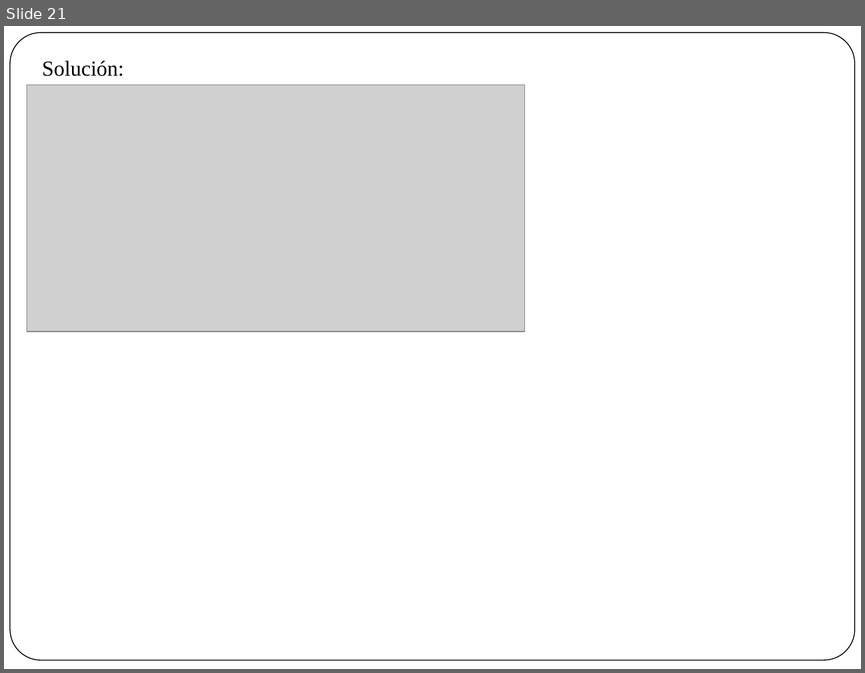
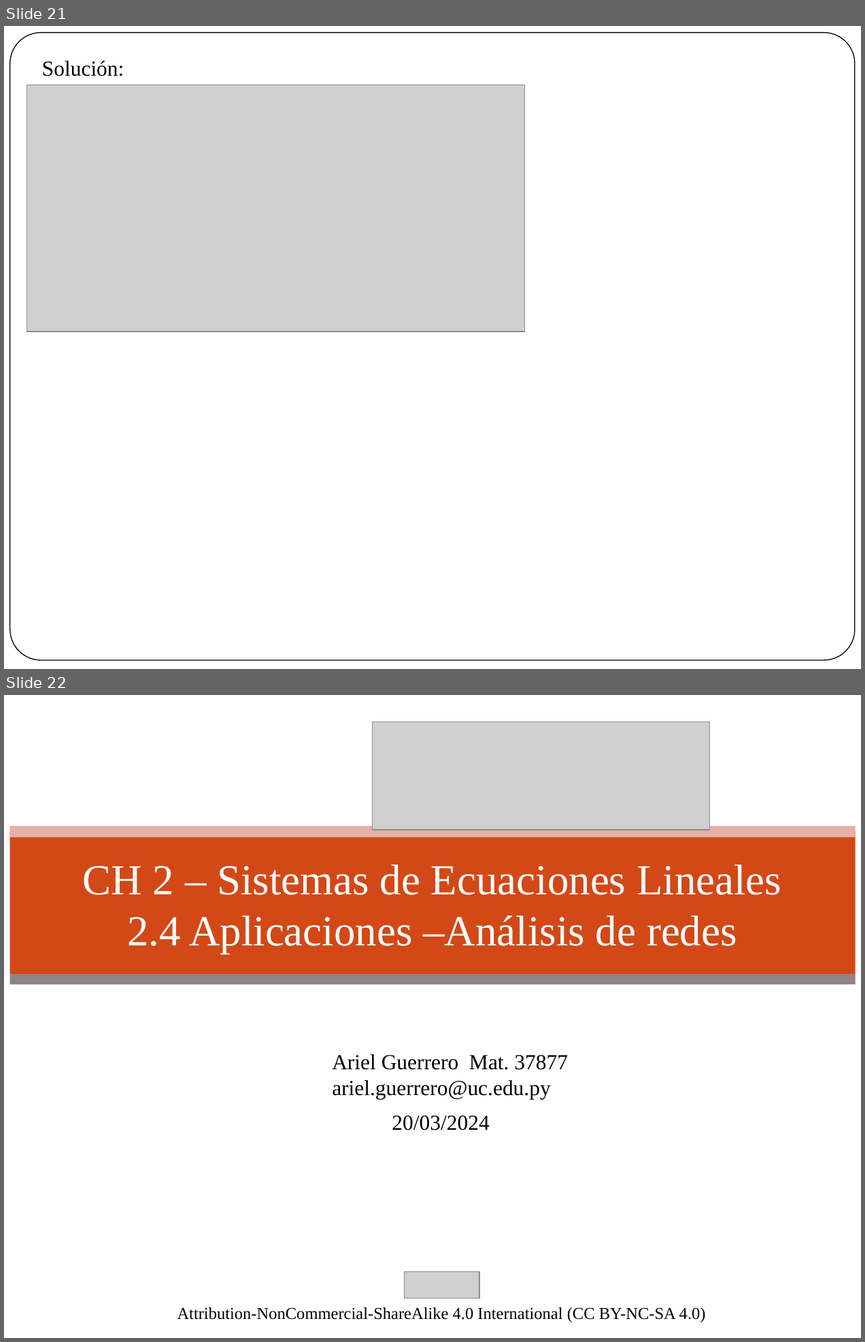
Before and after one commit to aegiloru/linearAlgebra, a slide deck: AL2024_1S_Didactica/Strang CH 01-WE-S01-S02-S03.pptx. Shown one above the other, each under a label of ours: slide 21 before the commit, slides 21 and 22 after it. The pictures are 865x673 and 865x1342 pixels, drawn with LibreOffice and Linux fonts; fonts in the diff are those of the drawing; grey boxes stand for pictures; background and template pictures are left out. Boxes give left, top, right and bottom in pixels: in the first picture for what was removed or moved away, otherwise in the second. Text is boxed around its words. In the diff, an @@ line names an element or a change of style, - is before the commit and + after.

Commit message:
Poole 2003
Se agrega un ejercicio sobre analisis circuital de redes

```diff
--- a/AL2024_1S_Didactica/Strang CH 01-WE-S01-S02-S03.pptx
+++ b/AL2024_1S_Didactica/Strang CH 01-WE-S01-S02-S03.pptx
@@ slide 22 added at box(4, 695, 861, 1338), background picture (left out) @@
@@ picture added at box(373, 722, 710, 830) @@
@@ rectangle added at box(10, 830, 855, 974), fill #D34817 @@
@@ rectangle added at box(10, 826, 855, 837), fill #E6AFA9 @@
@@ title added at box(83, 864, 781, 953), 36 pt, text #FFFFFF @@
+CH 2 – Sistemas de Ecuaciones Lineales
+2.4 Aplicaciones –Análisis de redes
@@ rectangle added at box(10, 974, 855, 985), fill #918485 @@
@@ text added at box(332, 1054, 568, 1100), 18 pt, text #000000 @@
+Ariel Guerrero Mat. 37877
+ariel.guerrero@uc.edu.py
@@ text added at box(392, 1115, 489, 1130), 18 pt, text #000000 @@
+20/03/2024
@@ picture added at box(404, 1272, 479, 1298) @@
@@ text added at box(177, 1307, 706, 1322), 14 pt, text #000000 @@
+Attribution-NonCommercial-ShareAlike 4.0 International (CC BY-NC-SA 4.0)
```
Also in this commit, not shown: 2 other slides added, 1 other file.
